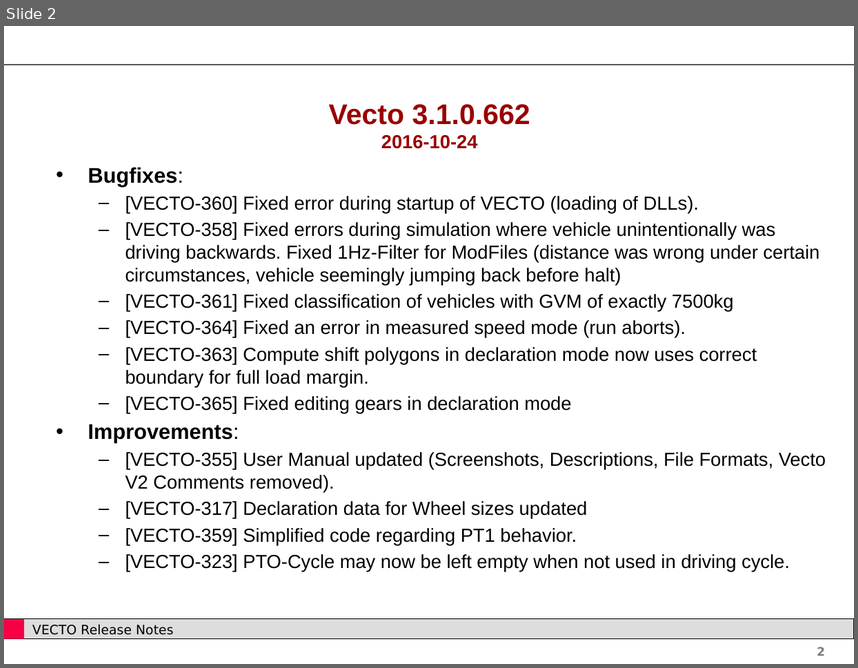
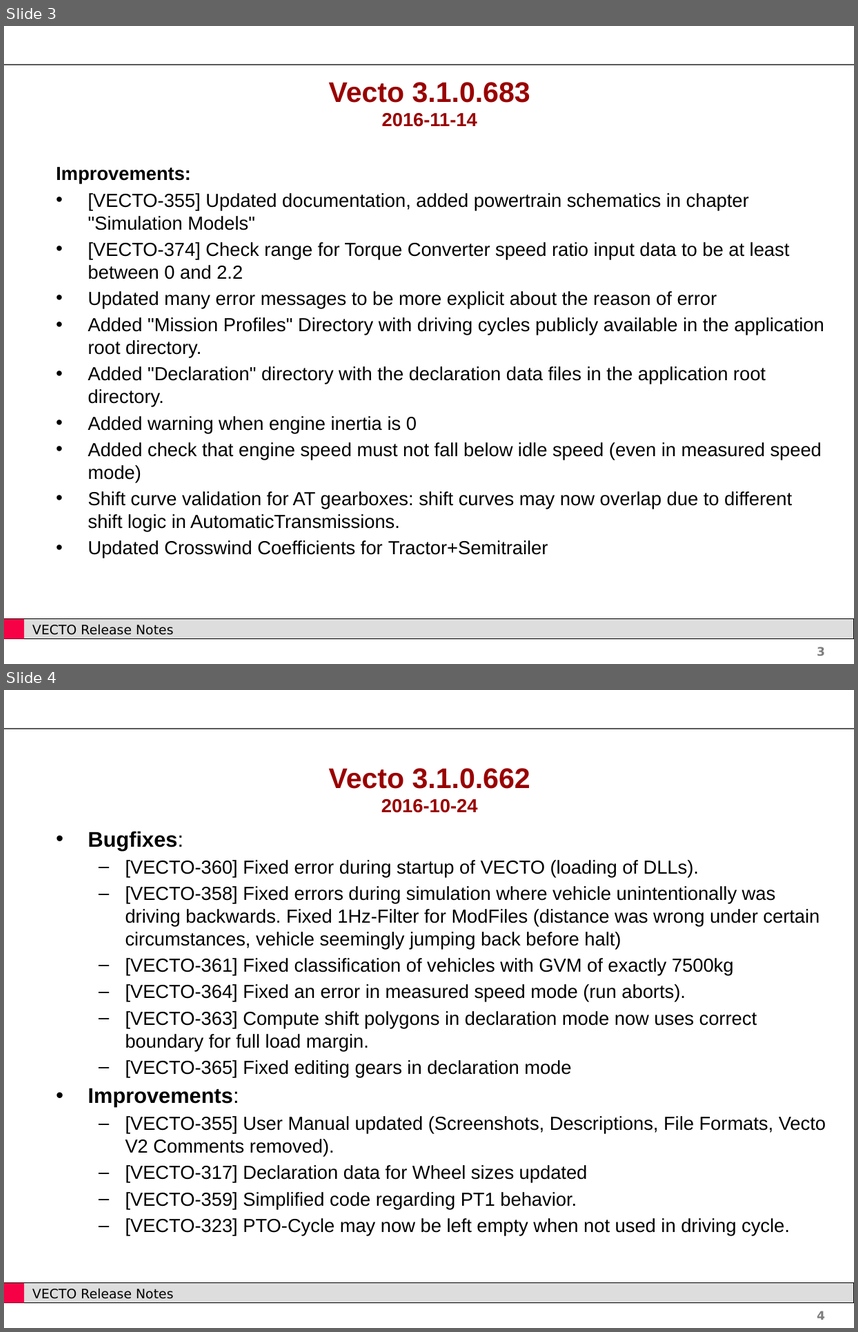
Before and after one commit to tanawadeatharva/BharatVECTO, a slide deck: Documentation/User Manual Source/Release Notes Vecto3.x.pptx. Shown one above the other, each under a label of ours: slide 2 before the commit, slides 3 and 4 after it. The pictures are 858x668 and 858x1332 pixels, drawn with LibreOffice and Linux fonts; fonts in the diff are those of the drawing; background and template pictures are left out. Boxes give left, top, right and bottom in pixels: in the first picture for what was removed or moved away, otherwise in the second. Text is boxed around its words. In the diff, an @@ line names an element or a change of style, - is before the commit and + after.

```diff
--- a/Documentation/User Manual Source/Release Notes Vecto3.x.pptx
+++ b/Documentation/User Manual Source/Release Notes Vecto3.x.pptx
@@ slide 3 added at box(4, 26, 854, 664), background #FFFFFF; not listed: 5 template elements that a slide beside it also shows @@
@@ text added at box(329, 82, 530, 127), 24 pt, text #990000, bold @@
+Vecto 3.1.0.683
+2016-11-14
@@ text added at box(56, 167, 824, 558), 16 pt, text #000000 @@
+Improvements:
+• [VECTO-355] Updated documentation, added powertrain schematics in chapter "Simulation Models"
+• [VECTO-374] Check range for Torque Converter speed ratio input data to be at least between 0 and 2.2
+• Updated many error messages to be more explicit about the reason of error
+• Added "Mission Profiles" Directory with driving cycles publicly available in the application root directory.
+• Added "Declaration" directory with the declaration data files in the application root directory.
+• Added warning when engine inertia is 0
+• Added check that engine speed must not fall below idle speed (even in measured speed mode)
+• Shift curve validation for AT gearboxes: shift curves may now overlap due to different shift logic in AutomaticTransmissions.
+• Updated Crosswind Coefficients for Tractor+Semitrailer
@@ what was slide 2 is now slide 4 @@
@@ page number at box(817, 1310, 825, 1319): text changed @@
-2
+4
```
Also in this commit, not shown: 1 slide changed, 1 other slide added, 11 other files.
